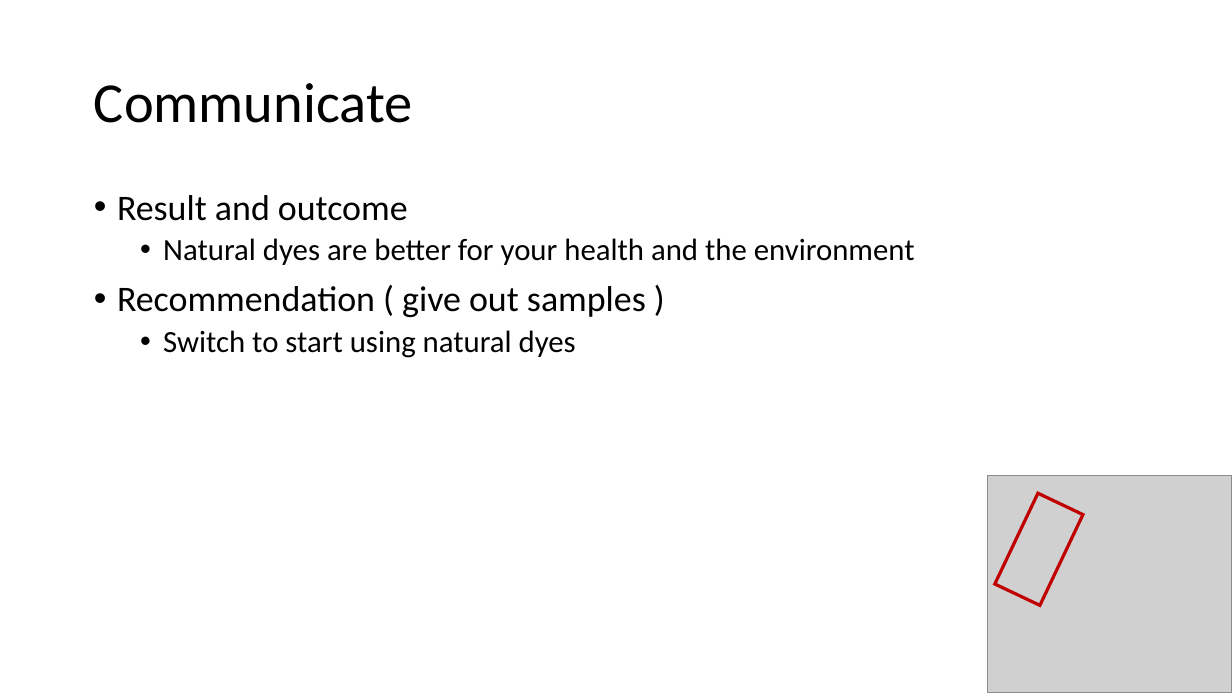
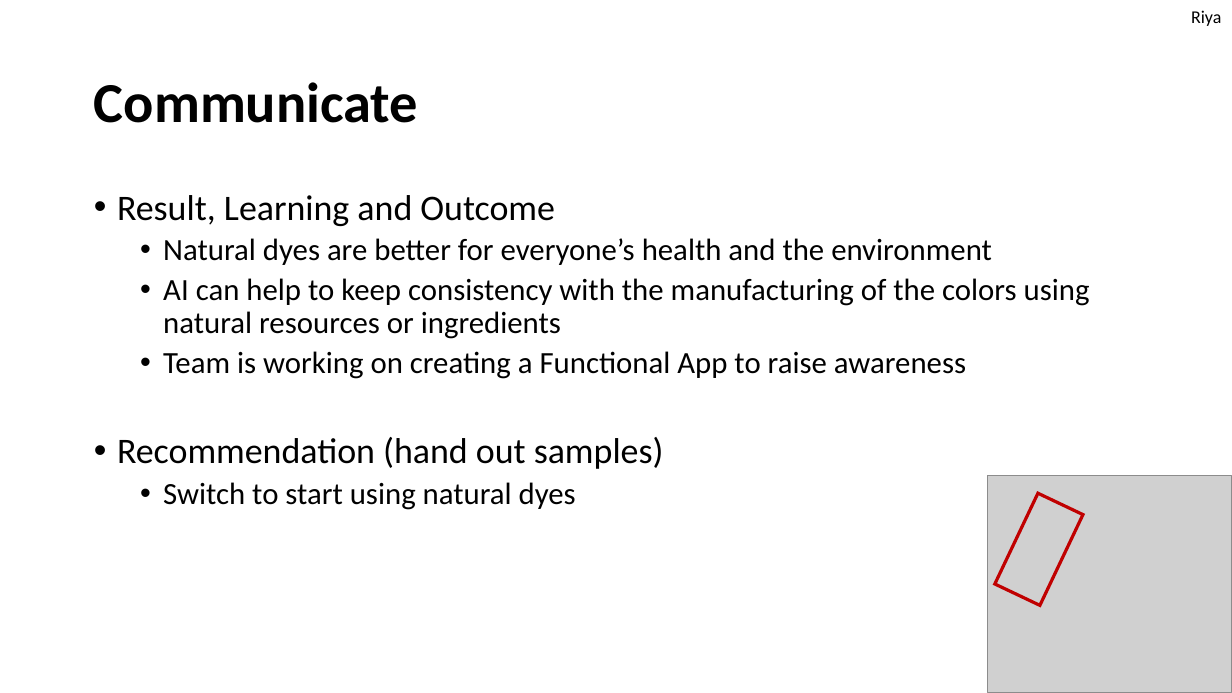
Before and after one commit to LegoRisingStars/Challenge2025, a slide deck: slide 13 of Unearthed Innovation Project - Rising Stars.pptx (slide 12 before the commit). Drawn at 1232x693 pixels with LibreOffice and Linux fonts; fonts in the diff are those of the drawing; grey boxes stand for pictures. Boxes give left, top, right and bottom in pixels: in the first picture for what was removed or moved away, otherwise in the second. Text is boxed around its words. In the diff, an @@ line names an element or a change of style, - is before the commit and + after.

```diff
--- a/Unearthed Innovation Project - Rising Stars.pptx
+++ b/Unearthed Innovation Project - Rising Stars.pptx
@@ text added at box(1191, 10, 1221, 26), 14 pt, text #000000 @@
+Riya
@@ title "Communicate" at box(94, 82, 418, 123): bold on @@
@@ text at box(117, 195, 1090, 469): text changed @@
-• Result and outcome
-  • Natural dyes are better for your health and the environment
-• Recommendation ( give out samples )
+• Result, Learning and Outcome
+  • Natural dyes are better for everyone’s health and the environment
+  • AI can help to keep consistency with the manufacturing of the colors using natural resources or ingredients
+  • Team is working on creating a Functional App to raise awareness
+• Recommendation (hand out samples)
```
Also in this commit, not shown: 12 other slides changed, 3 slides added, 1 slide removed, 2 other files.
